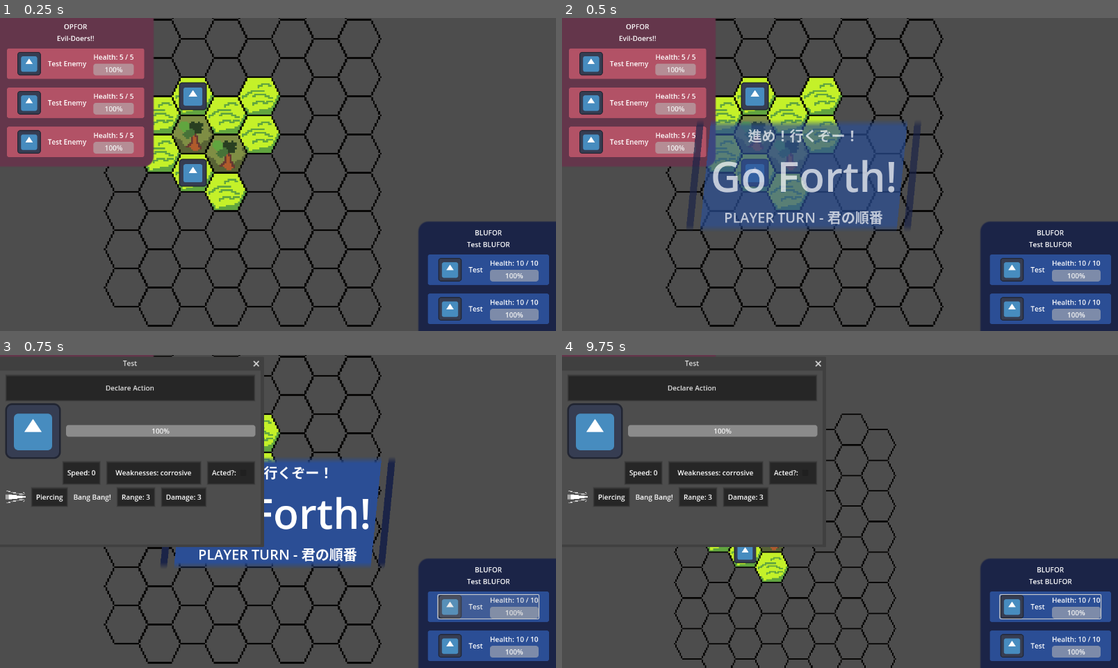
Above: before the commit, frames 1-4 (two rows, left to right).
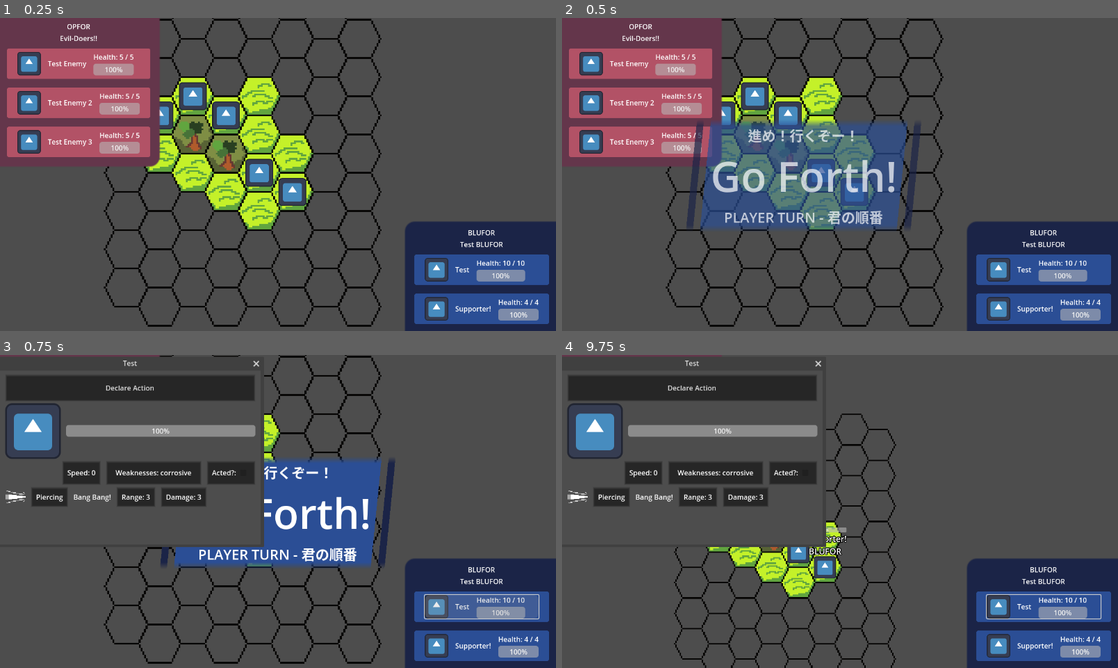
Above: after the commit, the same moments.

Repository: ScootsChan/susumeba-futatsu
Game: Godot game, scene res://scenes/combat_tiles.tscn
Two runs of this game, one before a commit and one after it. Both use one fixed random seed, a clock stepped at 60 frames per second and the inputs below. The project has no main scene, so this scene is started directly. The engine's default icon, where the game draws it, is replaced by a stand-in: a white triangle on a blue panel in a dark square.
Inputs (mouse positions are in pixels of both pictures, inside the frame that each line leads up to):
- Up to frame 1 (0.25 s): no input
- Up to frame 2 (0.5 s): no input
- Up to frame 3 (0.75 s): click (489, 605) at 0.52 s
- Up to frame 4 (9.75 s): click "Declare Action" at 1.25 s; click (806, 473) at 2 s; click (1051, 605) at 2.77 s; click "Declare Action" at 3.5 s; click (806, 473) at 4.27 s; click (1051, 605) at 5.02 s; click "Declare Action" at 5.75 s; click (806, 473) at 6.52 s; tap Enter at 7.25, 8.75 s; move the mouse to (756, 433) at 7.27 s; click (756, 433) at 7.35 s; tap Space (pan) at 8, 8.1, 9.5 s; move the mouse to (756, 508) at 8.02 s; click (756, 508) at 8.17 s; move the mouse to (895, 442) at 8.77 s; hold Mouse wheel down (scroll_down) 8.78-9.53 s; click (895, 442) at 8.92 s; move the mouse to (812, 574) at 9.52 s; tap Mouse wheel up (scroll_up) at 9.6 s; click (812, 574) at 9.67 s

The runs differ from the first frame. In frame 1, 7.4% of the frame differs, in the area x 10-97%, y 0-100%; in frame 2, 6.6%; in frame 3, 2.8%; in frame 4, 4.3%.

Commit message:
team spawning and posture

Diff:
--- /dev/null
+++ b/data/characters/support_test.tres
@@ -0,0 +1,27 @@
+[gd_resource type="Resource" script_class="CharacterData" load_steps=5 format=3 uid="uid://b5aupgtqi11l"]
+
+[ext_resource type="Script" uid="uid://1up4qd7jnldc" path="res://scripts/resources/attack.gd" id="1_46oio"]
+[ext_resource type="Script" uid="uid://oxpk3ir8hm3h" path="res://scripts/resources/character_data.gd" id="2_l7hv7"]
+[ext_resource type="Texture2D" uid="uid://b5d2l4qh56jf0" path="res://icon.svg" id="3_l7hv7"]
+
+[sub_resource type="Resource" id="Resource_edl7y"]
+script = ExtResource("1_46oio")
+attack_name = "anti-mecha man-portable"
+range = 2
+damage = 2
+damage_type = "piercing"
+in_range = false
+metadata/_custom_type_script = "uid://1up4qd7jnldc"
+
+[resource]
+script = ExtResource("2_l7hv7")
+char_name = "Supporter!"
+allegiance = "BLUFOR"
+sprite = ExtResource("3_l7hv7")
+acted = false
+speed = 1
+weakness = "explosive"
+health = 4
+max_health = 4
+attacks = Array[ExtResource("1_46oio")]([SubResource("Resource_edl7y")])
+metadata/_custom_type_script = "uid://oxpk3ir8hm3h"
--- a/data/maps/test_map.tres
+++ b/data/maps/test_map.tres
@@ -7,64 +7,99 @@
 script = ExtResource("2_xk2hq")
 location = Vector2i(2, 2)
 terrain_type = "plains"
-character_spawn = "test"
+extra_data = "enemy start"
 
 [sub_resource type="Resource" id="Resource_lqlfn"]
 script = ExtResource("2_xk2hq")
 location = Vector2i(2, 3)
 terrain_type = "forest"
-character_spawn = ""
+extra_data = ""
 
 [sub_resource type="Resource" id="Resource_ylxk1"]
 script = ExtResource("2_xk2hq")
 location = Vector2i(3, 3)
 terrain_type = "forest"
-character_spawn = ""
+extra_data = ""
 
 [sub_resource type="Resource" id="Resource_ak1k5"]
 script = ExtResource("2_xk2hq")
 location = Vector2i(3, 2)
 terrain_type = "plains"
-character_spawn = ""
+extra_data = ""
 
 [sub_resource type="Resource" id="Resource_hsfl4"]
 script = ExtResource("2_xk2hq")
 location = Vector2i(4, 2)
 terrain_type = "plains"
-character_spawn = ""
+extra_data = ""
 
 [sub_resource type="Resource" id="Resource_0ufdx"]
 script = ExtResource("2_xk2hq")
 location = Vector2i(4, 3)
 terrain_type = "plains"
-character_spawn = ""
+extra_data = ""
 
 [sub_resource type="Resource" id="Resource_j7mfj"]
 script = ExtResource("2_xk2hq")
 location = Vector2i(1, 3)
 terrain_type = "plains"
-character_spawn = ""
+extra_data = ""
 
 [sub_resource type="Resource" id="Resource_5rnwn"]
 script = ExtResource("2_xk2hq")
 location = Vector2i(1, 2)
 terrain_type = "plains"
-character_spawn = ""
+extra_data = ""
 
 [sub_resource type="Resource" id="Resource_k6gjo"]
 script = ExtResource("2_xk2hq")
 location = Vector2i(2, 4)
 terrain_type = "plains"
-character_spawn = "test enemy"
+extra_data = ""
 
 [sub_resource type="Resource" id="Resource_cyg5c"]
 script = ExtResource("2_xk2hq")
 location = Vector2i(3, 4)
 terrain_type = "plains"
-character_spawn = ""
+extra_data = ""
+
+[sub_resource type="Resource" id="Resource_1v37n"]
+script = ExtResource("2_xk2hq")
+location = Vector2i(4, 4)
+terrain_type = "plains"
+extra_data = "player start"
+metadata/_custom_type_script = "uid://c5tefnkxmdjkw"
+
+[sub_resource type="Resource" id="Resource_l65q0"]
+script = ExtResource("2_xk2hq")
+location = Vector2i(4, 5)
+terrain_type = "plains"
+extra_data = ""
+metadata/_custom_type_script = "uid://c5tefnkxmdjkw"
+
+[sub_resource type="Resource" id="Resource_q23ol"]
+script = ExtResource("2_xk2hq")
+location = Vector2i(2, 4)
+terrain_type = "plains"
+extra_data = ""
+metadata/_custom_type_script = "uid://c5tefnkxmdjkw"
+
+[sub_resource type="Resource" id="Resource_535t5"]
+script = ExtResource("2_xk2hq")
+location = Vector2i(5, 4)
+terrain_type = "plains"
+extra_data = ""
+metadata/_custom_type_script = "uid://c5tefnkxmdjkw"
+
+[sub_resource type="Resource" id="Resource_3p60j"]
+script = ExtResource("2_xk2hq")
+location = Vector2i(5, 3)
+terrain_type = "plains"
+extra_data = ""
+metadata/_custom_type_script = "uid://c5tefnkxmdjkw"
 
 [resource]
 script = ExtResource("1_yaost")
 map_name = "Test Map"
 map_size = 8
-tile_data = Array[ExtResource("2_xk2hq")]([SubResource("Reso …(251 unchanged characters)… e_k6gjo"), SubResource("Resource_cyg5c")])
+tile_data = Array[ExtResource("2_xk2hq")]([SubResource("Reso …(251 unchanged characters)… e_k6gjo"), SubResource("Resource_cyg5c"), SubResource("Resource_1v37n"), SubResource("Resource_l65q0"), SubResource("Resource_q23ol"), SubResource("Resource_535t5"), SubResource("Resource_3p60j")])
--- a/data/teams/test_BLUFOR.tres
+++ b/data/teams/test_BLUFOR.tres
@@ -1,10 +1,12 @@
-[gd_resource type="Resource" script_class="TeamData" load_steps=4 format=3 uid="uid://caf84ur1xfp5v"]
+[gd_resource type="Resource" script_class="TeamData" load_steps=5 format=3 uid="uid://caf84ur1xfp5v"]
 
 [ext_resource type="Script" uid="uid://oxpk3ir8hm3h" path="res://scripts/resources/character_data.gd" id="1_6e8r3"]
 [ext_resource type="Script" uid="uid://ckj6yl4jn6h5h" path="res://scripts/resources/team.gd" id="1_x3wt3"]
 [ext_resource type="Resource" uid="uid://bcqg3qokd1aht" path="res://data/characters/test_char.tres" id="2_i1gja"]
+[ext_resource type="Resource" uid="uid://b5aupgtqi11l" path="res://data/characters/support_test.tres" id="3_b7mrj"]
 
 [resource]
 script = ExtResource("1_x3wt3")
 team_name = "Test BLUFOR"
-lineup = Array[ExtResource("1_6e8r3")]([ExtResource("2_i1gja"), ExtResource("2_i1gja")])
+lineup = Array[ExtResource("1_6e8r3")]([ExtResource("2_i1gja"), ExtResource("3_b7mrj")])
+posture = "echelon"
--- a/data/teams/test_OPFOR.tres
+++ b/data/teams/test_OPFOR.tres
@@ -1,10 +1,45 @@
-[gd_resource type="Resource" script_class="TeamData" load_steps=4 format=3 uid="uid://btpwmotwst626"]
+[gd_resource type="Resource" script_class="TeamData" load_steps=9 format=3 uid="uid://btpwmotwst626"]
 
 [ext_resource type="Script" uid="uid://oxpk3ir8hm3h" path="res://scripts/resources/character_data.gd" id="1_wqnqc"]
 [ext_resource type="Script" uid="uid://ckj6yl4jn6h5h" path="res://scripts/resources/team.gd" id="2_iu7ii"]
 [ext_resource type="Resource" uid="uid://bvbqro74lan3o" path="res://data/characters/test_enemy.tres" id="2_ymeqc"]
+[ext_resource type="Script" uid="uid://1up4qd7jnldc" path="res://scripts/resources/attack.gd" id="3_p3xgx"]
+[ext_resource type="Texture2D" uid="uid://b5d2l4qh56jf0" path="res://icon.svg" id="4_weanw"]
+
+[sub_resource type="Resource" id="Resource_8ws5t"]
+script = ExtResource("3_p3xgx")
+attack_name = "Anti-Tank Round"
+range = 2
+damage = 2
+damage_type = "explosive"
+in_range = false
+
+[sub_resource type="Resource" id="Resource_oclxg"]
+script = ExtResource("1_wqnqc")
+char_name = "Test Enemy 2"
+allegiance = "OPFOR"
+sprite = ExtResource("4_weanw")
+acted = false
+speed = 1
+weakness = "piercing"
+health = 5
+max_health = 5
+attacks = Array[ExtResource("3_p3xgx")]([SubResource("Resource_8ws5t")])
+
+[sub_resource type="Resource" id="Resource_rvv4n"]
+script = ExtResource("1_wqnqc")
+char_name = "Test Enemy 3"
+allegiance = "OPFOR"
+sprite = ExtResource("4_weanw")
+acted = false
+speed = 1
+weakness = "piercing"
+health = 5
+max_health = 5
+attacks = Array[ExtResource("3_p3xgx")]([SubResource("Resource_8ws5t")])
 
 [resource]
 script = ExtResource("2_iu7ii")
 team_name = "Evil-Doers!!"
-lineup = Array[ExtResource("1_wqnqc")]([ExtResource("2_ymeqc"), ExtResource("2_ymeqc"), ExtResource("2_ymeqc")])
+lineup = Array[ExtResource("1_wqnqc")]([ExtResource("2_ymeqc"), SubResource("Resource_oclxg"), SubResource("Resource_rvv4n")])
+posture = "line abreast"
--- a/scenes/character.tscn
+++ b/scenes/character.tscn
@@ -21,6 +21,7 @@
 [sub_resource type="CircleShape2D" id="CircleShape2D_ace0r"]
 
 [node name="Character" type="Sprite2D"]
+z_index = 2
 scale = Vector2(0.5, 0.5)
 texture = ExtResource("1_3ncm5")
 script = ExtResource("2_1schm")
@@ -72,10 +73,15 @@
 text = "Faction"
 horizontal_alignment = 1
 
-[node name="CharacterBody" type="CharacterBody2D" parent="."]
-input_pickable = true
+[node name="CharacterBody" type="Area2D" parent="."]
+z_index = 4
+disable_mode = 2
+collision_layer = 3
+collision_mask = 3
 
 [node name="MouseDetectionHitbox" type="CollisionShape2D" parent="CharacterBody"]
+visibility_layer = 2
+z_index = 2
 shape = SubResource("CircleShape2D_ewc6y")
 
 [node name="Cast" type="ShapeCast2D" parent="CharacterBody"]
--- a/scenes/combat_tiles.tscn
+++ b/scenes/combat_tiles.tscn
@@ -21,6 +21,7 @@
 [node name="CombatTiles" type="TileMapLayer"]
 texture_filter = 1
 tile_set = SubResource("TileSet_14opu")
+collision_enabled = false
 script = ExtResource("2_3mvoa")
 
 [node name="Camera2D" type="Camera2D" parent="."]
@@ -36,3 +37,4 @@
 offset_top = -360.0
 offset_right = -640.0
 offset_bottom = -360.0
+mouse_filter = 1
--- a/scripts/combat_tiles.gd
+++ b/scripts/combat_tiles.gd
@@ -9,11 +9,12 @@
 const GO_FORTH = preload("res://scenes/go_forth_box.tscn")
 const PREPARE_THYSELF = preload("res://scenes/prepare_thyself.tscn")
 const TEST_BLUFOR = preload("res://data/teams/test_BLUFOR.tres")
+const TEST_OPFOR = preload("res://data/teams/test_OPFOR.tres")
 # Called when the node enters the scene tree for the first time.
 func _ready() -> void:
-	load_map_data(TEST_MAP)
+	load_map_data(TEST_MAP, TEST_BLUFOR, TEST_OPFOR)
 	player_turn(TEST_BLUFOR)
-
+	#pass
 # Called every frame. 'delta' is the elapsed time since the previous frame.
 func _process(delta: float) -> void:
 	pass
@@ -22,20 +23,34 @@
 	var dont_look_back = GO_FORTH.instantiate()
 	main_ui.add_child(dont_look_back)
 
-func load_map_data(data:MapData):
+func load_map_data(data:MapData, player_data: TeamData, enemy_data: TeamData):
+	var player_starting_cell: Vector2i
+	var enemy_starting_cell: Vector2i
+
 	for n in data.tile_data.size():
 		set_cell(data.tile_data[n].location, 0, Main.terrains[data.tile_data[n].terrain_type])
-		if data.tile_data[n].character_spawn != "":
-			var new_char =  CHARACTER.instantiate()
-			self.add_child(new_char)
-			new_char.position = map_to_local(data.tile_data[n].location)
-			new_char.load_data(Main.characters[data.tile_data[n].character_spawn])
-			new_char.load_char()
-			print("DEPLOYING NEW CHARACTER!: "+data.tile_data[n].character_spawn)
+		if data.tile_data[n].extra_data == "player start":
+			for z in player_data.lineup.size():
+				var new_char =  CHARACTER.instantiate()
+				self.add_child(new_char)
+				new_char.position = map_to_local(data.tile_data[n].location+(Main.postures[player_data.posture])[z])
+				new_char.load_data(player_data.lineup[z])
+				new_char.load_char()
+		if data.tile_data[n].extra_data == "enemy start":
+			for z in enemy_data.lineup.size():
+				var new_char =  CHARACTER.instantiate()
+				self.add_child(new_char)
+				new_char.position = map_to_local(data.tile_data[n].location+(Main.postures[enemy_data.posture])[z])
+				new_char.load_data(enemy_data.lineup[z])
+				new_char.load_char()
 	for x in data.map_size:
 		for y in data.map_size:
 			if get_cell_tile_data(Vector2i(x,y)) == null:
 				set_cell(Vector2i(x,y),0,Vector2i(2,0))
+
+
+
+
 	cam.position = Vector2i(data.map_size*Main.HEX_DISTANCE*0.5,data.map_size*Main.HEX_DISTANCE*0.5)
 
 func load_battle_data(player_data: TeamData, enemy_data: TeamData):
--- a/scripts/main.gd
+++ b/scripts/main.gd
@@ -24,6 +24,13 @@
 	"electrical": Rect2(512,0,128,128)
 }
 
+var postures = {
+	"line ahead": [Vector2i(0,2),Vector2i(0,1),Vector2i(0,0),Vector2i(0,-1),Vector2i(0,3),Vector2i(0,4)],
+	"line abreast": [Vector2i(0,0),Vector2i(1,0),Vector2i(-1,0),Vector2i(-2,0),Vector2i(2,0),Vector2i(3,0)],
+	"echelon": [Vector2i(0,0),Vector2i(1,0),Vector2i(-1,0),Vector2i(2,1),Vector2i(-2,-2),Vector2i(3,2)],
+	"escort": [Vector2i(0,0),Vector2i(0,1),Vector2i(1,0),Vector2i(-1,0),Vector2i(0,-1),Vector2i(0,2)]
+}
+
 func turn_end(team: TeamData):
 	for n in team.lineup.size():
 		team.lineup[n].acted = false
--- a/scripts/resources/character.gd
+++ b/scripts/resources/character.gd
@@ -11,7 +11,7 @@
 
 @onready var select_texture: Sprite2D = $SelectionTexture
 @onready var cast: ShapeCast2D = $CharacterBody/Cast
-@onready var char_body: CharacterBody2D = $CharacterBody
+@onready var char_body: Area2D = $CharacterBody
 
 var hovered = false
 var selected = false
@@ -80,9 +80,11 @@
 
 func _on_character_body_mouse_entered() -> void:
 	hovered = true
+	#print("mousey entered! "+str(self)+" at "+str(get_global_mouse_position()))
 
 func _on_character_body_mouse_exited() -> void:
 	hovered = false
+	#print("mousey exited! "+str(self)+" at "+str(get_global_mouse_position()))
 
 func select():
 	if selected: selected = false
--- a/scripts/resources/hex.gd
+++ b/scripts/resources/hex.gd
@@ -3,4 +3,4 @@
 
 @export var location: Vector2i
 @export var terrain_type: String
-@export var character_spawn: String
+@export var extra_data: String
--- a/scripts/resources/team.gd
+++ b/scripts/resources/team.gd
@@ -2,3 +2,4 @@
 class_name TeamData
 @export var team_name: String
 @export var lineup: Array[CharacterData]
+@export var posture: String
Not shown: 1 places in data/maps/test_map.tres that only renumber resources
